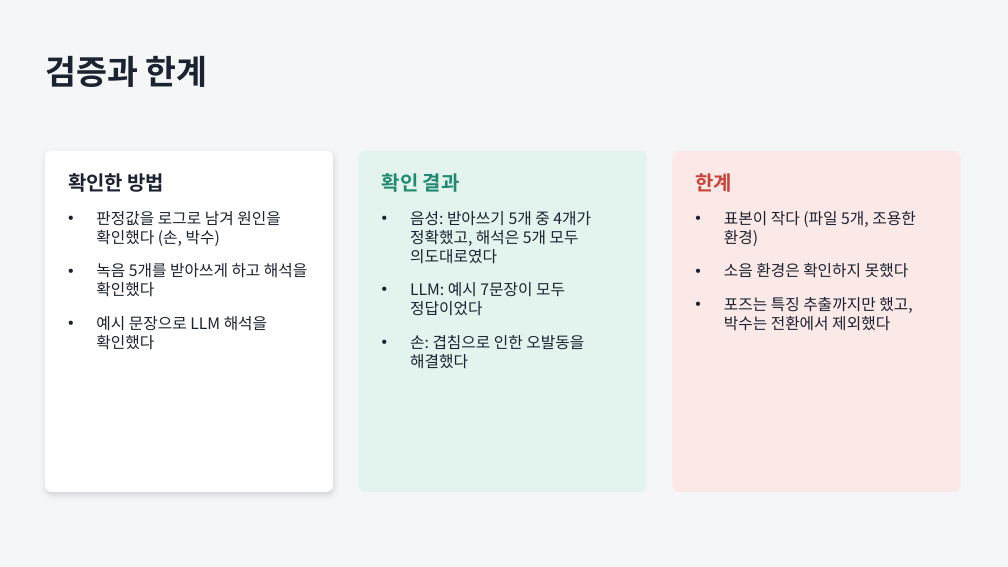
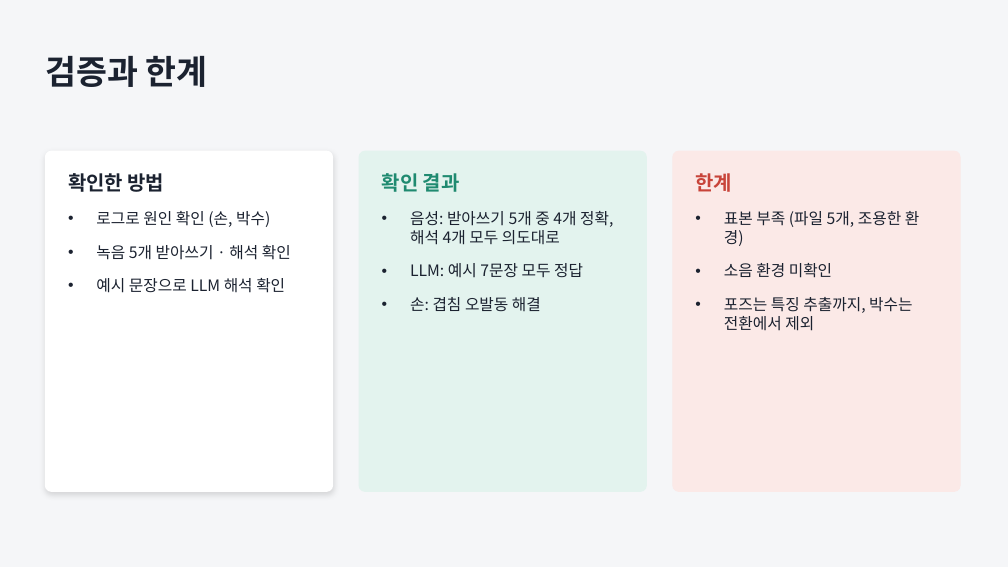
Before and after one commit to JungUH-0/JungPra, a slide deck: slide 11 of pythonpra/myproject/ppt/assistant_process.pptx. Drawn at 1008x567 pixels with LibreOffice and Linux fonts; fonts in the diff are those of the drawing. Boxes give left, top, right and bottom in pixels: in the first picture for what was removed or moved away, otherwise in the second. Text is boxed around its words. In the diff, an @@ line names an element or a change of style, - is before the commit and + after.

```diff
--- a/pythonpra/myproject/ppt/assistant_process.pptx
+++ b/pythonpra/myproject/ppt/assistant_process.pptx
@@ text at [96, 211, 291, 293]: text changed @@
-• 판정값을 로그로 남겨 원인을 확인했다 (손, 박수)
-• 녹음 5개를 받아쓰게 하고 해석을 확인했다
-• 예시 문장으로 LLM 해석을 확인했다
+• 로그로 원인 확인 (손, 박수)
+• 녹음 5개 받아쓰기 · 해석 확인
+• 예시 문장으로 LLM 해석 확인
@@ text at [410, 211, 613, 311]: text changed @@
-• 음성: 받아쓰기 5개 중 4개가 정확했고, 해석은 5개 모두 의도대로였다
-• LLM: 예시 7문장이 모두 정답이었다
-• 손: 겹침으로 인한 오발동을 해결했다
+• 음성: 받아쓰기 5개 중 4개 정확, 해석 4개 모두 의도대로
+• LLM: 예시 7문장 모두 정답
+• 손: 겹침 오발동 해결
@@ text at [724, 211, 919, 331]: text changed @@
-• 표본이 작다 (파일 5개, 조용한 환경)
-• 소음 환경은 확인하지 못했다
-• 포즈는 특징 추출까지만 했고, 박수는 전환에서 제외했다
+• 표본 부족 (파일 5개, 조용한 환경)
+• 소음 환경 미확인
+• 포즈는 특징 추출까지, 박수는 전환에서 제외
```
Also in this commit, not shown: 11 other slides changed, 5 other files.
